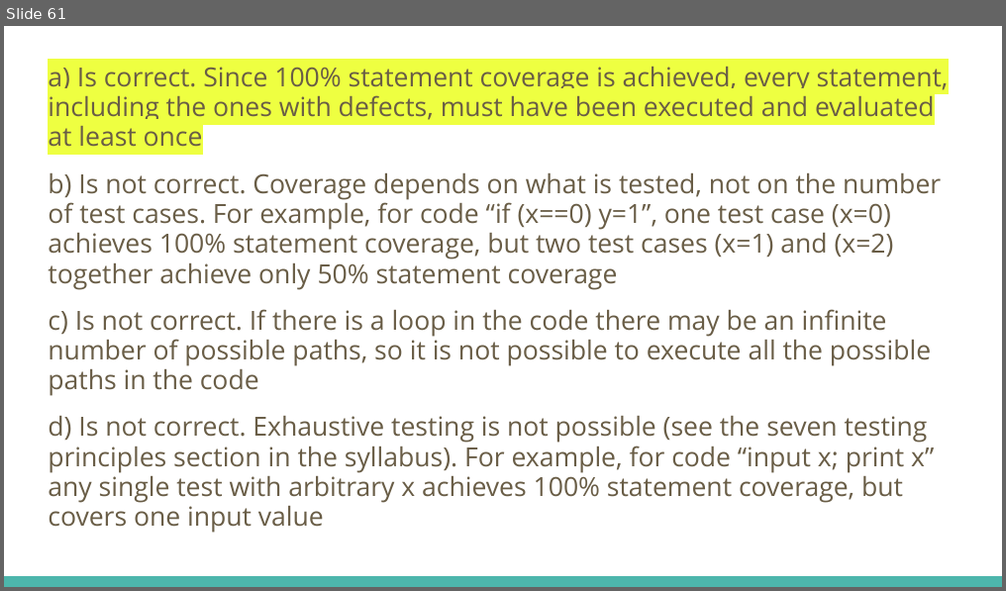
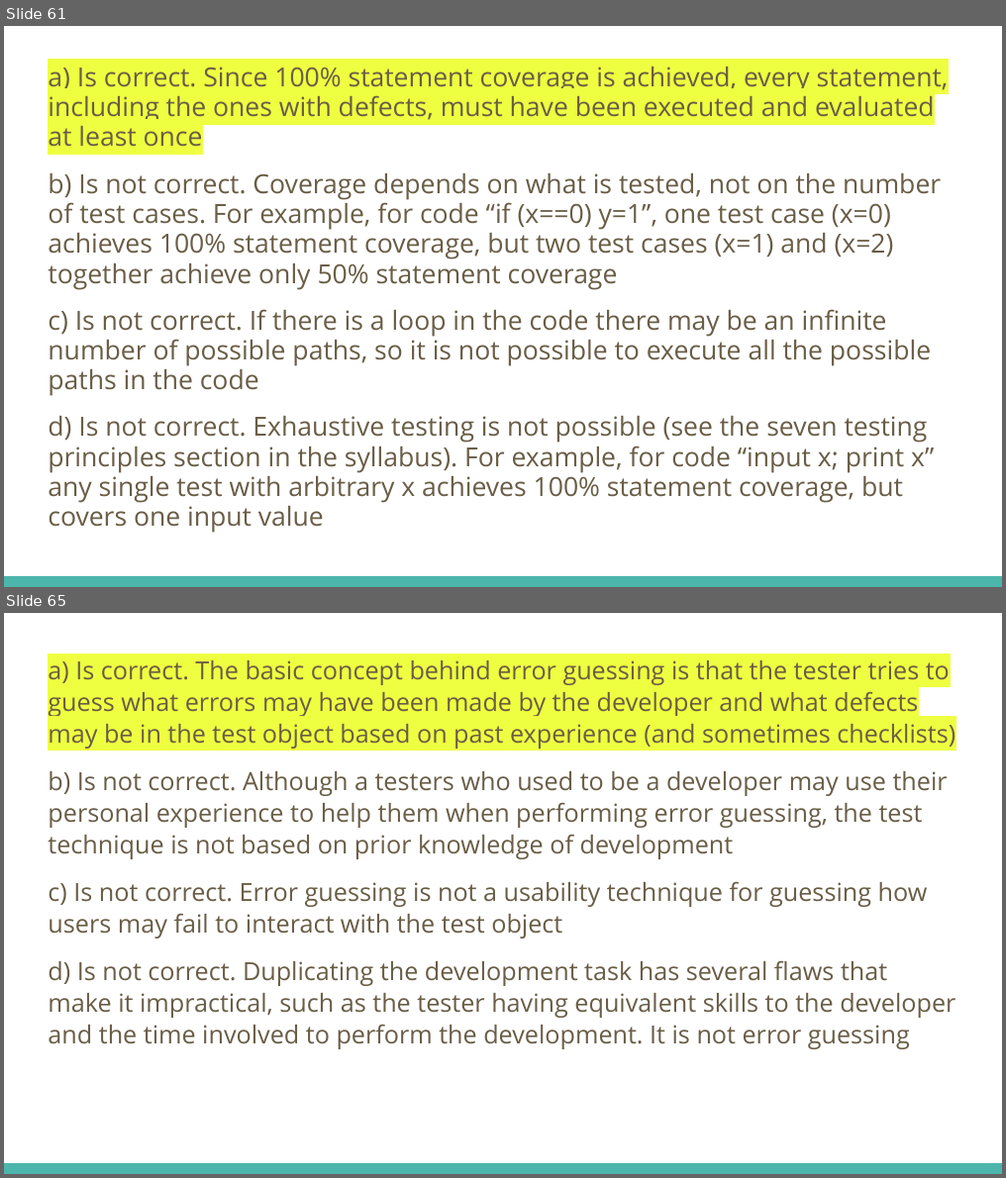
Before and after one commit to fawadmalik/istqb, a slide deck: ISTQB Foundation Level Preparation.pptx. Shown one above the other, each under a label of ours: slide 61 before the commit, slides 61 and 65 after it; the slides between them are not shown. The pictures are 1006x591 and 1006x1178 pixels, drawn with LibreOffice and Linux fonts; fonts in the diff are those of the drawing. Boxes give left, top, right and bottom in pixels: in the first picture for what was removed or moved away, otherwise in the second. Text is boxed around its words. In the diff, an @@ line names an element or a change of style, - is before the commit and + after.

```diff
--- a/ISTQB Foundation Level Preparation.pptx
+++ b/ISTQB Foundation Level Preparation.pptx
@@ slide 65 added at box(4, 613, 1002, 1174), background #FFFFFF; not listed: 1 template element that a slide beside it also shows @@
@@ text added at box(48, 661, 955, 1050), 18 pt, text #695D46 @@
+a) Is correct. The basic concept behind error guessing is that the tester tries to guess what errors may have been made by the developer and what defects may be in the test object based on past experience (and sometimes checklists)
+b) Is not correct. Although a testers who used to be a developer may use their personal experience to help them when performing error guessing, the test technique is not based on prior knowledge of development
+c) Is not correct. Error guessing is not a usability technique for guessing how users may fail to interact with the test object
+d) Is not correct. Duplicating the development task has several flaws that make it impractical, such as the tester having equivalent skills to the developer and the time involved to perform the development. It is not error guessing
```
Also in this commit, not shown: 5 other slides added.
